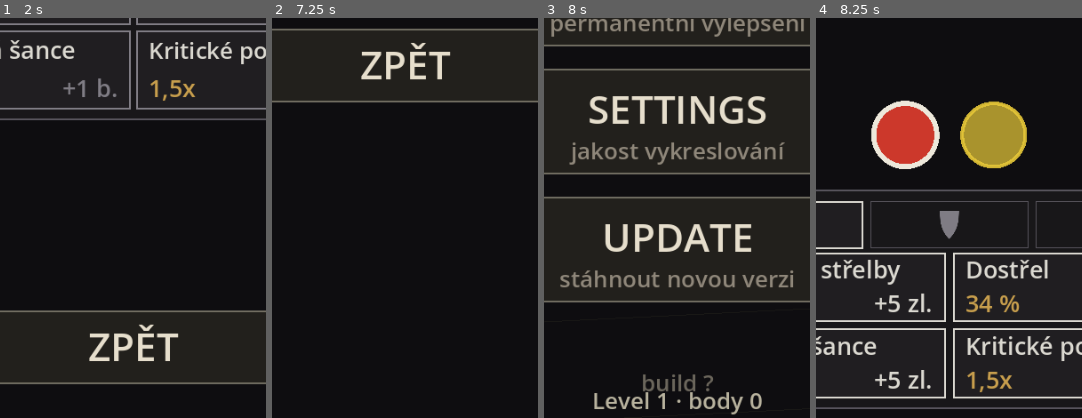
Above: before the commit, frames 1-4 (left to right).
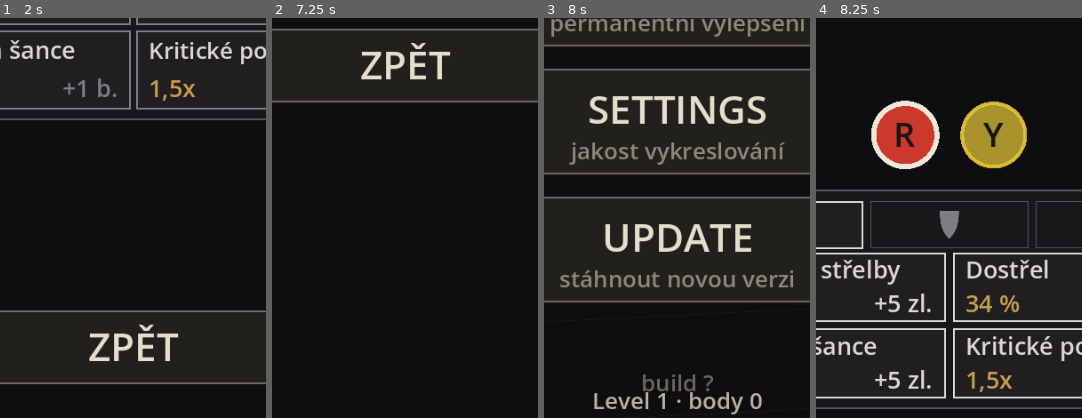
Above: after the commit, the same moments.

Repository: jankoznar94/dark-story
Game: Godot game, scene res://main.tscn
Same seed, same stepped clock (60 frames per second), same inputs: the game is played once before the commit and once after it.
Inputs (mouse positions are % of the whole screen's width and height, from its top left):
- Up to frame 1 (2 s): tap Enter at 0.5 s; move the mouse to (72, 45) at 0.52 s; click (72, 45) at 0.67 s; tap Space at 1.25 s; move the mouse to (30, 55) at 1.27 s; click (30, 55) at 1.42 s
- Up to frame 2 (7.25 s): tap Enter at 2, 3.5 s; move the mouse to (60, 28) at 2.02 s; click (60, 28) at 2.17 s; tap Space at 2.75, 4.25 s; move the mouse to (45, 70) at 2.77 s; click (45, 70) at 2.92 s; move the mouse to (80, 65) at 3.52 s; click (80, 65) at 3.67 s; move the mouse to (20, 35) at 4.27 s; click (20, 35) at 4.42 s; move the mouse to (55, 50) at 5.02 s; click (55, 50) at 5.17 s; move the mouse to (35, 25) at 5.77 s; click (35, 25) at 5.92 s; move the mouse to (72, 45) at 6.52 s; click (72, 45) at 6.67 s
- Up to frame 3 (8 s): move the mouse to (30, 55) at 7.27 s; click (30, 55) at 7.42 s
- Up to frame 4 (8.25 s): move the mouse to (60, 28) at 8.02 s; click (60, 28) at 8.17 s
The pictures show only the part of the screen within x 25-75%, y 50-100%; the shares and areas given below are measured in that part.

Frames 1-3 are identical in both runs. In frame 4, 0.4% of the frame differs, in the area x 30-71%, y 26-33%.

Commit message:
Zily 2: pismeno barvy v puntiku palety + poutnici jdou k vezi oblicejem (tvary v Shapes.gd)

Diff:
--- a/scripts/game_view.gd
+++ b/scripts/game_view.gd
@@ -411,7 +411,9 @@
 func _draw_pilgrim(p: Pilgrim) -> void:
 	var col: Color = Hue.color_of(p.hue)
 	var r: float = layout.pilgrim_r * p.size
-	_shape(p.hue, p.pos, r, col, p.is_ghost())
+	# POUTNIK JDE K VEZI "OBLICEJEM" (Jan, Oct 2026). Smer bere z `p.dir`, ktery
+	# je smer chuze - kdyz se zmeni chuze, tvary se otoci samy.
+	_shape(p.hue, p.pos, r, col, p.is_ghost(), Shapes.facing(p.dir))
 	if p.hp_frac() < 0.999:
 		draw_arc(p.pos, r * 1.55, -PI * 0.5, -PI * 0.5 + TAU * p.hp_frac(), 24, TEXT, 2.0)
 	# JED A LED musi byt VIDET, jinak hrac nevi, ze mu upgrady pracuji.
@@ -423,61 +425,31 @@
 
 # TVAR BAREV. Barva nikdy neni jediny nositel informace - u sesti barev to
 # plati dvojnasob (cervena se zelenou je nejcastejsi porucha barvocitu).
-func _shape(h: int, p: Vector2, r: float, col: Color, hollow: bool = false) -> void:
+# `toward` = smer, kterym ma tvar hledet (u poutnika k vezi); kdyz je nulovy,
+# tvary stoji rovne (runa veze, puntik v palete). Otaceni je v `Shapes`.
+func _shape(h: int, p: Vector2, r: float, col: Color, hollow: bool = false,
+		toward: Vector2 = Vector2.ZERO) -> void:
 	var w: float = maxf(1.6, r * 0.26)
-	match Hue.shape_of(h):
-		"square":
-			var rect := Rect2(p - Vector2(0.80 * r, 0.80 * r), Vector2(1.60 * r, 1.60 * r))
-			if hollow:
-				draw_rect(rect, col, false, w)
-			else:
-				draw_rect(rect, col, true)
-		"triangle":
-			var tri := PackedVector2Array([
-				p + Vector2(0.0, -1.00 * r),
-				p + Vector2(-0.95 * r, 0.70 * r),
-				p + Vector2(0.95 * r, 0.70 * r)])
-			if hollow:
-				draw_polyline(_closed(tri), col, w)
-			else:
-				draw_colored_polygon(tri, col)
-		"droplet":
-			var body := PackedVector2Array([
-				p + Vector2(0.0, -1.15 * r),
-				p + Vector2(-0.68 * r, -0.20 * r),
-				p + Vector2(-0.80 * r, 0.35 * r),
-				p + Vector2(0.0, 0.95 * r),
-				p + Vector2(0.80 * r, 0.35 * r),
-				p + Vector2(0.68 * r, -0.20 * r)])
-			if hollow:
-				draw_polyline(_closed(body), col, w)
-			else:
-				draw_colored_polygon(body, col)
-		"cross":
-			var a := Rect2(p - Vector2(0.28 * r, 1.00 * r), Vector2(0.56 * r, 2.00 * r))
-			var b := Rect2(p - Vector2(1.00 * r, 0.28 * r), Vector2(2.00 * r, 0.56 * r))
-			if hollow:
-				draw_rect(a, col, false, w)
-				draw_rect(b, col, true)
-				draw_rect(a, BG, true)
-			else:
-				draw_rect(a, col, true)
-				draw_rect(b, col, true)
-		"diamond":
-			var d := PackedVector2Array([
-				p + Vector2(0.0, -0.95 * r),
-				p + Vector2(0.95 * r, 0.0),
-				p + Vector2(0.0, 0.95 * r),
-				p + Vector2(-0.95 * r, 0.0)])
-			if hollow:
-				draw_polyline(_closed(d), col, w)
-			else:
-				draw_colored_polygon(d, col)
-		_:
-			if hollow:
-				draw_arc(p, 0.85 * r, 0.0, TAU, 28, col, w)
-			else:
-				draw_circle(p, 0.92 * r, col)
+	var shape: String = Hue.shape_of(h)
+	if shape == "square":
+		var rect := Rect2(p - Vector2(0.80 * r, 0.80 * r), Vector2(1.60 * r, 1.60 * r))
+		if hollow:
+			draw_rect(rect, col, false, w)
+		else:
+			draw_rect(rect, col, true)
+		return
+	var pts: PackedVector2Array = Shapes.pts(shape, p, r, toward)
+	if pts.is_empty():
+		# KRUH (a cokoli neznaneho): nema se co otacet.
+		if hollow:
+			draw_arc(p, 0.85 * r, 0.0, TAU, 28, col, w)
+		else:
+			draw_circle(p, 0.92 * r, col)
+		return
+	if hollow:
+		draw_polyline(_closed(pts), col, w)
+	else:
+		draw_colored_polygon(pts, col)
 
 
 func _closed(pts: PackedVector2Array) -> PackedVector2Array:
@@ -550,8 +522,12 @@
 			HORIZONTAL_ALIGNMENT_LEFT, layout.view.x - 2.0 * pad, npx, DIM)
 
 
-# PALETA BAREV DOLE. Tlacitko je PLNÝ KRUH v barve s rameckem (Jan: "jen
-# barevný plný puntík s borderem. Žádné tvary.").
+# PALETA BAREV NAD PANELEM S UPGRADY. Tlacitko je PLNÝ KRUH v barve s rameckem
+# (Jan: "jen barevný plný puntík s borderem. Žádné tvary.") a VE STREDU JE
+# PISMENO BARVY (Jan, Oct 2026: "Každá barva bude mít ve středu kruhu písmeno
+# podle názvu barvy... Kombinované barvy budou mít dvě písmena"). Pismeno je
+# tmave (GLYPH) - na sytou barvu je to jedina barva, ktera ma vsude kontrast, a
+# je to stejny jazyk jako tmavy obrys tecky strely.
 func _draw_palette() -> void:
 	for i in range(layout.pal_rects.size()):
 		if i >= game.palette.size():
@@ -568,6 +544,9 @@
 		else:
 			draw_circle(c, rad * 0.86, Color(col.r, col.g, col.b, PAL_IDLE))
 			draw_arc(c, rad * 0.86, 0.0, TAU, 64, Color(col.r, col.g, col.b, 0.9), maxf(2.0, rad * 0.10))
+		var lip: String = Hue.letter_of(h)
+		if lip != "":
+			_label(lip, r, maxi(10, int(rad * 0.94)), GLYPH)
 
 
 # =========================================================================
--- a/scripts/hue.gd
+++ b/scripts/hue.gd
@@ -36,38 +36,45 @@
 
 # JEDNA TABULKA PRO VSE, CO O BARVE NEKDO VI. Kdo chce jinou obtiznost barev,
 # meni tady - nikdy v obrazovce ani v pravidlech.
+#   letter      = PISMENO BARVY ve stredu puntiku palety. Je to POCATECNI
+#                 PISMENO ANGLICKEHO NAZVU (Jan, Oct 2026: "Kazda barva bude mit
+#                 ve stredu kruhu pismeno podle nazvu barvy. Cervena - R jako
+#                 Red"). Anglicky proto, ze ceske "cervena/zluta/modra" dava
+#                 C/Z/M a to se plete. Barva tak NIKDY neni jediny nositel
+#                 informace - pismeno je druha cesta, jak barvu precte i hrac
+#                 s poruchou barvocitu.
 #   unlock_wave = vlna, od ktere barva do hry vstoupi (barvy pribyvaji
 #                 s obtiznosti; dokud levely nejsou, odemykaji se vlnami)
 #   palette     = je barva v palete hracе? Stribrna NENI - proto na ni na
 #                 zacatku nejde mirrit a je to cely jeji smysl.
 const ROWS := [
 	{
-		"name": "Červená", "color": Color(0.80, 0.22, 0.17), "shape": "square",
+		"name": "Červená", "letter": "R", "color": Color(0.80, 0.22, 0.17), "shape": "square",
 		"hp": 2.2, "speed": 0.60, "gold": 18, "behaviour": B_NONE,
 		"unlock_wave": 1, "palette": true,
 	},
 	{
-		"name": "Žlutá", "color": Color(0.90, 0.78, 0.22), "shape": "triangle",
+		"name": "Žlutá", "letter": "Y", "color": Color(0.90, 0.78, 0.22), "shape": "triangle",
 		"hp": 0.6, "speed": 1.60, "gold": 10, "behaviour": B_NONE,
 		"unlock_wave": 1, "palette": true,
 	},
 	{
-		"name": "Modrá", "color": Color(0.22, 0.46, 0.80), "shape": "droplet",
+		"name": "Modrá", "letter": "B", "color": Color(0.22, 0.46, 0.80), "shape": "droplet",
 		"hp": 1.0, "speed": 1.00, "gold": 14, "behaviour": B_SPLIT,
 		"unlock_wave": 3, "palette": true,
 	},
 	{
-		"name": "Zelená", "color": Color(0.26, 0.62, 0.30), "shape": "cross",
+		"name": "Zelená", "letter": "G", "color": Color(0.26, 0.62, 0.30), "shape": "cross",
 		"hp": 1.2, "speed": 1.00, "gold": 16, "behaviour": B_REGEN,
 		"unlock_wave": 5, "palette": true,
 	},
 	{
-		"name": "Fialová", "color": Color(0.58, 0.34, 0.74), "shape": "diamond",
+		"name": "Fialová", "letter": "V", "color": Color(0.58, 0.34, 0.74), "shape": "diamond",
 		"hp": 0.7, "speed": 1.00, "gold": 14, "behaviour": B_VANISH,
 		"unlock_wave": 7, "palette": true,
 	},
 	{
-		"name": "Stříbrná", "color": Color(0.78, 0.80, 0.82), "shape": "circle",
+		"name": "Stříbrná", "letter": "S", "color": Color(0.78, 0.80, 0.82), "shape": "circle",
 		"hp": 2.5, "speed": 0.60, "gold": 26, "behaviour": B_SHIFT,
 		"unlock_wave": 9, "palette": false,
 	},
@@ -119,6 +126,23 @@
 	return String(_row(h)["shape"])
 
 
+# PISMENO BARVY: pocatecni pismeno anglickeho nazvu ("R" jako Red) - viz ROWS.
+static func letter_of(h: int) -> String:
+	if not is_valid(h):
+		return "?"
+	return String(_row(h)["letter"])
+
+
+# PISMENO SMESI DVOU BAREV ("RY" = Red + Yellow). Poradi pismen je dane poradim
+# barev v tabulce (0..5), takze cervena+zluta je VZDY "RY" a nikdy "YR" - jinak
+# by jedna barva mela dve jmena. Aby se to nemuselo hlídat ve obrazovce, je
+# jedina cesta k pismenu smesi tady.
+static func letter_of_pair(a: int, b: int) -> String:
+	if not is_valid(a) or not is_valid(b) or a == b:
+		return letter_of(a)
+	return letter_of(mini(a, b)) + letter_of(maxi(a, b))
+
+
 static func hp_mult(h: int) -> float:
 	return float(_row(h)["hp"])
 
--- /dev/null
+++ b/scripts/shapes.gd
@@ -0,0 +1,85 @@
+class_name Shapes
+extends RefCounted
+
+# GEOMETRIE TVARU POUTNIKU. Jsou tu jen BODY tvaru, kresleni je v `game_view` -
+# diky tomu se da tvar OTESTOVAT bez prohlizece. Barvocit nestoji na tom, ze si
+# hrac rozdilu vsimne az ve hre (cervena se zelenou je nejcastejsi porucha).
+#
+# TVAR MA "OBLICEJ": vsechno je nakreslene tak, ze NAHORU (0,-1) je vrchol /
+# rameno / brisko. `toward` je smer, kterym ma tvar hledet - u poutniku je to
+# smer k vezi (Jan, Oct 2026: "všichni nepřátelé by měli k věži směřovat
+# 'obličejem'. Trojúhelník jedno z vrcholů, ne stěnou. Kapka bříškem, ne
+# stranou.").
+#
+# CTVEREC A KRUH SE NEOTACI a vraceji PRAZDNE pole - kresli je obrazovka
+# z geometrie (obdelnik, kruh). Ctverec otoceny o 45 stupnu vypada jako
+# kosoctverec fialove, a to je jina barva, ne orientace.
+
+static func pts(shape: String, c: Vector2, r: float,
+		toward: Vector2 = Vector2.ZERO) -> PackedVector2Array:
+	var raw: PackedVector2Array = _canonical(shape, r)
+	if raw.is_empty():
+		return PackedVector2Array()
+	var face: Vector2 = _face_dir(shape, toward)
+	var out := PackedVector2Array()
+	for v in raw:
+		out.append(c + _turn(v, face))
+	return out
+
+
+# KAM MA TVAR HLEDET. Kapka ma brisko DOLE, takze aby se brisko dotklo veze,
+# otaci se OBRACENE nez ostatni tvary (vrchol/rameno maji nahoru).
+static func _face_dir(shape: String, toward: Vector2) -> Vector2:
+	if toward == Vector2.ZERO:
+		return Vector2.ZERO
+	if shape == "droplet":
+		return -toward.normalized()
+	return toward.normalized()
+
+
+# OTOCENI BODU: (0,-1) tvaru se prevede na smer `face`, (1,0) na kolmici k nemu.
+# Kdo otaci jinak nez tudy, otaci tvary kazdy jinam - proto je tu jedina cesta.
+static func _turn(v: Vector2, face: Vector2) -> Vector2:
+	if face == Vector2.ZERO:
+		return v
+	return Vector2(-face.y, face.x) * v.x - face * v.y
+
+
+static func _canonical(shape: String, r: float) -> PackedVector2Array:
+	match shape:
+		"triangle":
+			return PackedVector2Array([
+				Vector2(0.0, -1.00 * r),
+				Vector2(-0.95 * r, 0.70 * r),
+				Vector2(0.95 * r, 0.70 * r)])
+		"droplet":
+			return PackedVector2Array([
+				Vector2(0.0, -1.15 * r),
+				Vector2(-0.68 * r, -0.20 * r),
+				Vector2(-0.80 * r, 0.35 * r),
+				Vector2(0.0, 0.95 * r),
+				Vector2(0.80 * r, 0.35 * r),
+				Vector2(0.68 * r, -0.20 * r)])
+		"diamond":
+			return PackedVector2Array([
+				Vector2(0.0, -0.95 * r),
+				Vector2(0.95 * r, 0.0),
+				Vector2(0.0, 0.95 * r),
+				Vector2(-0.95 * r, 0.0)])
+		"cross":
+			# 12 bodu: dve ramena jako JEDEN polygon. Driv se krize kreslila
+			# dvema obdelniky a u ducha (obrysu) se jedno rameno vyplnovalo
+			# podkladem - v obrysu po nem zustala dira.
+			var a: float = 0.28 * r
+			var b: float = 1.00 * r
+			return PackedVector2Array([
+				Vector2(-a, -b), Vector2(a, -b), Vector2(a, -a), Vector2(b, -a),
+				Vector2(b, a), Vector2(a, a), Vector2(a, b), Vector2(-a, b),
+				Vector2(-a, a), Vector2(-b, a), Vector2(-b, -a), Vector2(-a, -a)])
+	return PackedVector2Array()
+
+
+# KAM POUTNIK HLEDI - pro obrazovku i pro testy, aby se smer neopisoval zvlast.
+# Poutnik jde porad PRIMO k vezi, takze jeho smer je i smer, kterym se otaci.
+static func facing(dir: Vector2) -> Vector2:
+	return dir.normalized()
--- a/tools/test_layout.gd
+++ b/tools/test_layout.gd
@@ -30,10 +30,12 @@
 	_run("spawnovaci kruh se nemaluje", _test_spawn_ring_not_drawn)
 	_run("strela je tecka nad zamerovanim", _test_shots_are_dots)
 	_run("paleta je puntik, ne tvar", _test_palette_is_dot)
+	_run("pismeno barvy je jedno a jedinecne", _test_letters)
 	_run("kruh dostrelu ma barvu veze", _test_range_is_colored)
 	_run("panel s upgrady je v bitve trvale otevreny", _test_panel_is_permanent)
 	_run("bunka upgradu ma hodnotu a cenu na jednom radku", _test_cell_lines)
 	_run("taby kategorii maji ikony", _test_tabs_are_icons)
+	_run("poutnici jdou k vezi oblicejem", _test_shapes_face_the_tower)
 	for r in RESOLUTIONS:
 		_run("rozliseni %dx%d" % [int(r.x), int(r.y)], _test_resolution.bind(r))
 	print("checks=%d fails=%d" % [checks, fails.size()])
@@ -102,6 +104,60 @@
 	var body: String = src.substr(start, (end - start) if end > start else src.length() - start)
 	_check(body.contains("draw_circle("), "paleta neni plny puntik (chybi draw_circle)")
 	_check(not body.contains("_shape("), "paleta kresli tvary, i kdyz ma byt jen puntik")
+	# PISMENO BARVY VE STREDU (Jan, Oct 2026). Bez nej je barva jediny nositel
+	# informace - presne to, co u sesti barev nefunguje.
+	_check(body.contains("Hue.letter_of("), "puntik palety nema pismeno barvy")
+
+
+# POUTNIK JDE K VEZI "OBLICEJEM" (Jan, Oct 2026: "všichni nepřátelé by měli k věži
+# směřovat 'obličejem'. Trojúhelník jedno z vrcholů, ne stěnou. Kapka bříškem, ne
+# stranou."). Trojuhelnik ma k vezi VRCHOL, kapka BRISKO, kosostverec vrchol, kriz
+# rameno. Ctverec a kruh se NEOTACI - ctverec otoceny o 45 stupnu je kosostverec
+# fialove, a to je jina barva.
+func _test_shapes_face_the_tower() -> void:
+	var c := Vector2(100.0, 100.0)
+	var r := 10.0
+	var right := Vector2(1.0, 0.0)
+	var tri: PackedVector2Array = Shapes.pts("triangle", c, r, right)
+	_check(tri.size() == 3, "trojuhelnik nema tri vrcholy")
+	var tip: float = -99999.0
+	for v in tri:
+		tip = maxf(tip, v.x)
+	_check(absf(tip - (c.x + r)) < 0.01,
+		"trojuhelnik nedrzi vrcholem k vezi (spicka %.2f, ma byt %.2f)" % [tip, c.x + r])
+	var dr: PackedVector2Array = Shapes.pts("droplet", c, r, right)
+	var belly: float = -99999.0
+	for v in dr:
+		belly = maxf(belly, v.x)
+	_check(absf(belly - (c.x + 0.95 * r)) < 0.01, "kapka nedrzi brisko k vezi")
+	_check(not Shapes.pts("diamond", c, r, right).is_empty(), "kosostverec se neotaci")
+	_check(not Shapes.pts("cross", c, r, right).is_empty(), "kriz se neotaci")
+	_check(Shapes.pts("square", c, r, right).is_empty(), "ctverec se otaci (byl by z nej kosostverec)")
+	_check(Shapes.pts("circle", c, r, right).is_empty(), "kruh se otaci, i kdyz je to jedno")
+	var still: PackedVector2Array = Shapes.pts("triangle", c, r, Vector2.ZERO)
+	_check(absf(still[0].y - (c.y - r)) < 0.01, "bez smeru se tvar prece jen otocil")
+	_check(_src().contains("Shapes.facing(p.dir)"),
+		"obrazovka neposila do tvaru smer chuze - poutnici by chodili bokem")
+
+
+# PISMENO MA KAZDA BARVA JINE, JEDNOPISMENNOVE A NIKDY PRAZDNE. Dve barvy se
+# stejnym pismenem by hrac nerozlisil a prazdny puntik by nechal barvu jako
+# jediny nositel informace. Poradi pismen ve smesi je dane poradim barev, takze
+# cervena+zluta je VZDY "RY" - jinak by jedna barva mela dve jmena.
+func _test_letters() -> void:
+	var used: Dictionary = {}
+	for h in range(Hue.COUNT):
+		var l: String = Hue.letter_of(h)
+		_check(l.length() == 1, "barva %s nema jednopismennove oznaceni (%s)" % [Hue.name_of(h), l])
+		_check(not used.has(l), "pismeno %s maji dve barvy (%s a %s)"
+			% [l, used.get(l, "?"), Hue.name_of(h)])
+		used[l] = Hue.name_of(h)
+	_check(Hue.letter_of_pair(Hue.RED, Hue.YELLOW) == "RY",
+		"smes cervene a zlute se nejmenuje RY (%s)" % Hue.letter_of_pair(Hue.RED, Hue.YELLOW))
+	_check(Hue.letter_of_pair(Hue.YELLOW, Hue.RED) == "RY",
+		"smes ma jine pismeno podle poradi, jak se barvy vybraly")
+	_check(Hue.letter_of_pair(Hue.RED, Hue.RED) == "R",
+		"jedna barva sama se sebou nedostala jednopismennove jmeno")
 
 
 # KRUH DOSTRELU MA BARVU ZVOLENE BARVY VEZE.
Not shown, added: scripts/shapes.gd.uid
